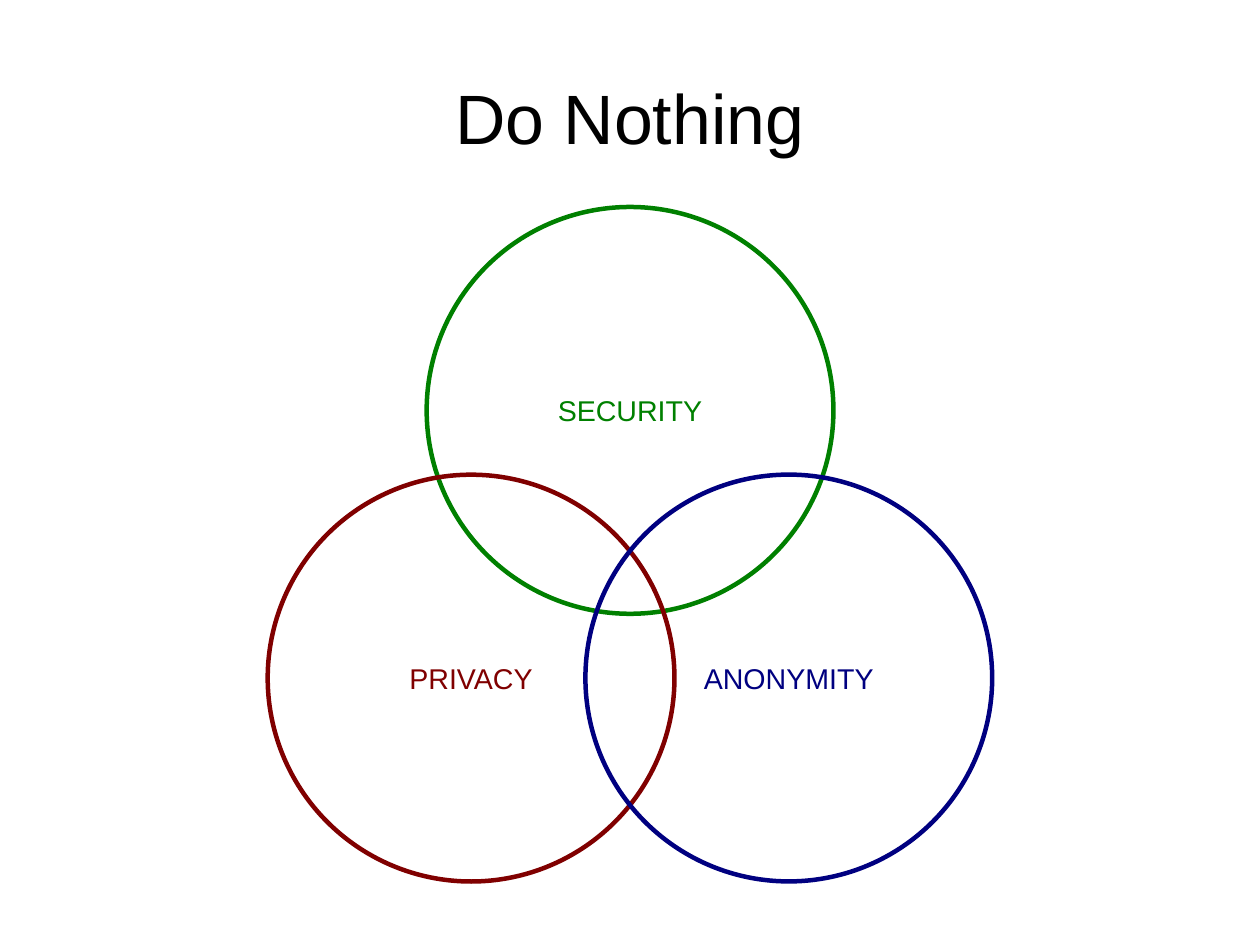
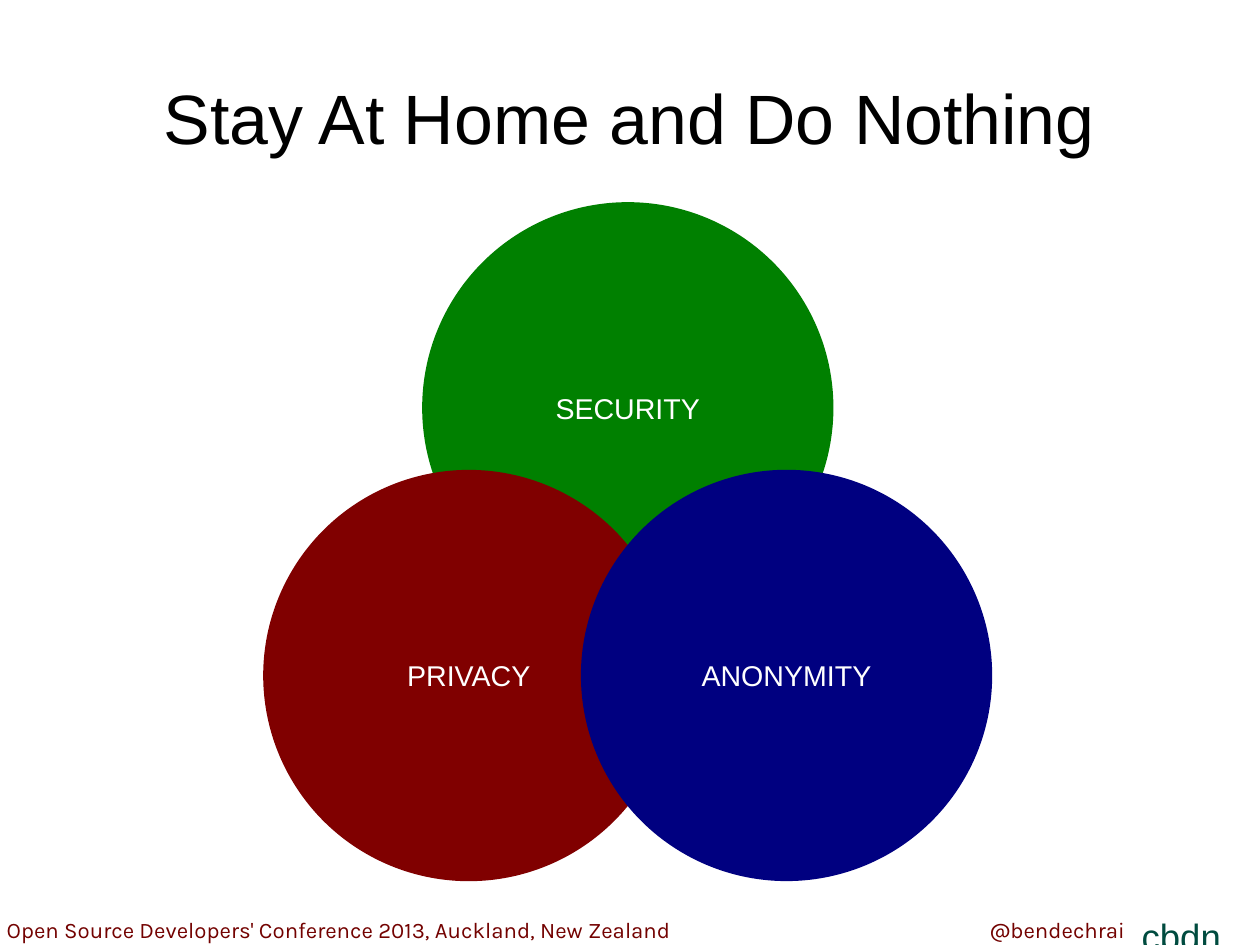
Before and after one commit to bendechrai/preso-security-privacy-anonymity, a slide deck: slide 3 of security-privacy-anonymity.odp. Drawn at 1260x945 pixels with LibreOffice and Linux fonts; fonts in the diff are those of the drawing; background and template pictures are left out. Boxes give left, top, right and bottom in pixels: in the first picture for what was removed or moved away, otherwise in the second. Text is boxed around its words. In the diff, an @@ line names an element or a change of style, - is before the commit and + after.

```diff
--- a/security-privacy-anonymity.odp
+++ b/security-privacy-anonymity.odp
@@ title at (x1=164, y1=93, x2=1095, y2=157): text changed @@
-Do Nothing
+Stay At Home and Do Nothing
@@ ellipse "SECURITY" at (x1=424, y1=205, x2=831, y2=612): text colour #008000 to #FFFFFF; fill none to #008000 @@
@@ ellipse "PRIVACY" at (x1=265, y1=472, x2=672, y2=879): text colour #800000 to #FFFFFF; fill none to #800000 @@
@@ ellipse "ANONYMITY" at (x1=583, y1=472, x2=990, y2=879): text colour #000080 to #FFFFFF; fill none to #000080 @@
@@ group added at (x1=0, y1=909, x2=1260, y2=945): 3 texts, 1 rectangle @@
+@bendechrai
+Open Source Developers' Conference 2013, Auckland, New Zealand
+cbdn
```
Also in this commit, not shown: 15 other slides changed, 30 slides added, 35 slides removed.
